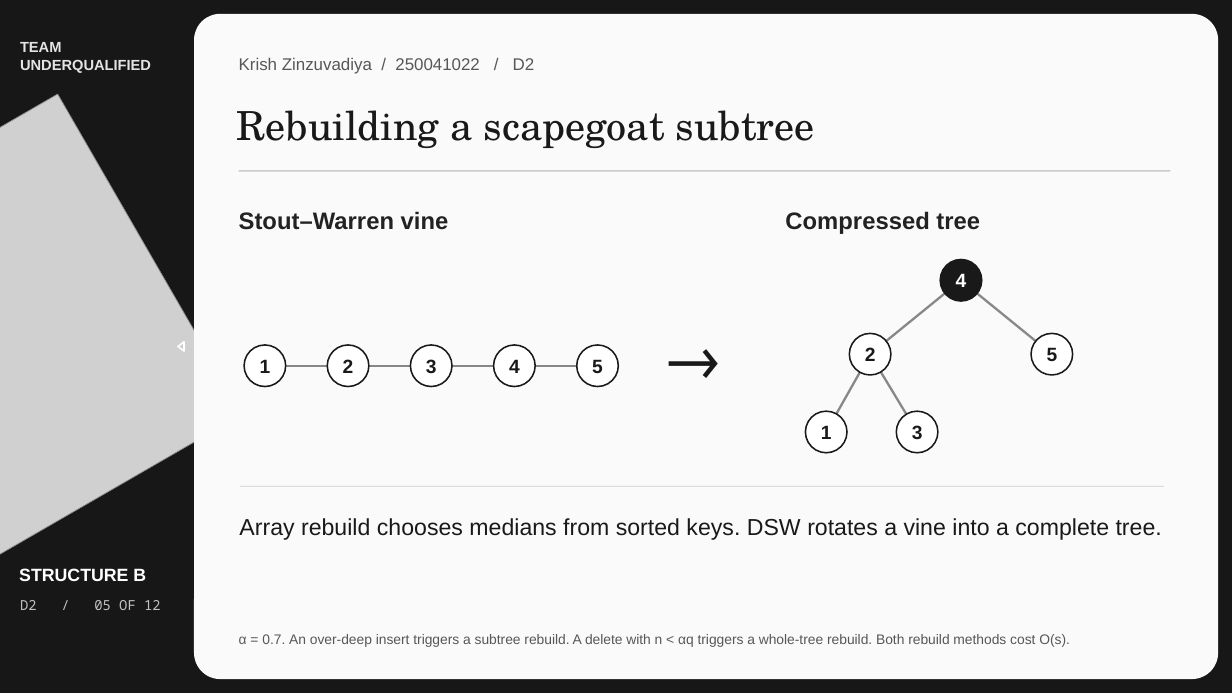
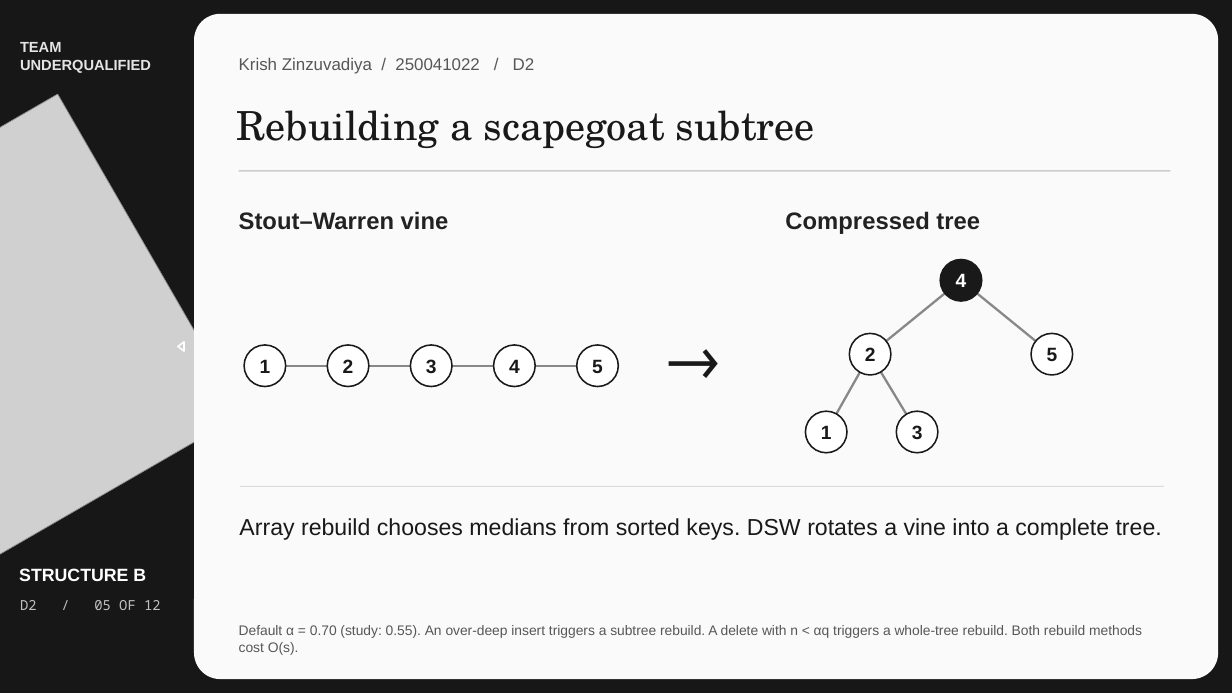
Before and after one commit to MayankMoyal/DSA-Project, a slide deck: slide 5 of docs/slides/slides.pptx. Drawn at 1232x693 pixels with LibreOffice and Linux fonts; fonts in the diff are those of the drawing; grey boxes stand for pictures. Boxes give left, top, right and bottom in pixels: in the first picture for what was removed or moved away, otherwise in the second. Text is boxed around its words. In the diff, an @@ line names an element or a change of style, - is before the commit and + after.

```diff
--- a/docs/slides/slides.pptx
+++ b/docs/slides/slides.pptx
@@ text at [239,625,1142,655]: text changed @@
-α = 0.7. An over-deep insert triggers a subtree rebuild. A delete with n < αq triggers a whole-tree rebuild. Both rebuild methods cost O(s).
+Default α = 0.70 (study: 0.55). An over-deep insert triggers a subtree rebuild. A delete with n < αq triggers a whole-tree rebuild. Both rebuild methods cost O(s).
```
Also in this commit, not shown: 4 other slides changed.
